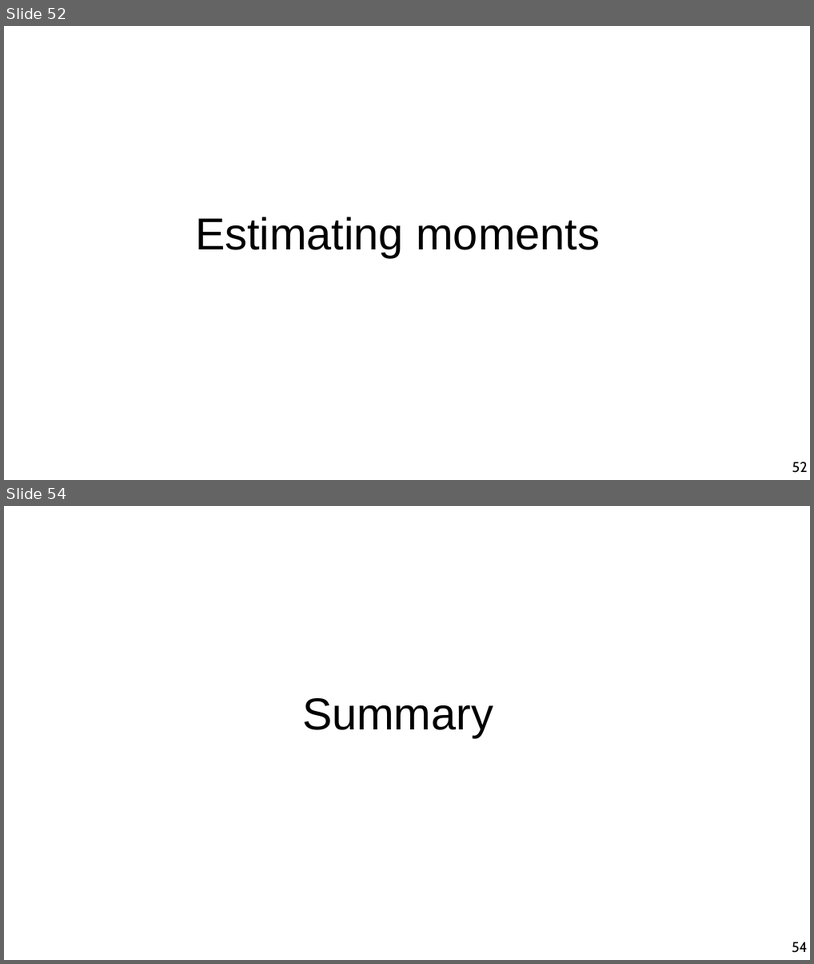
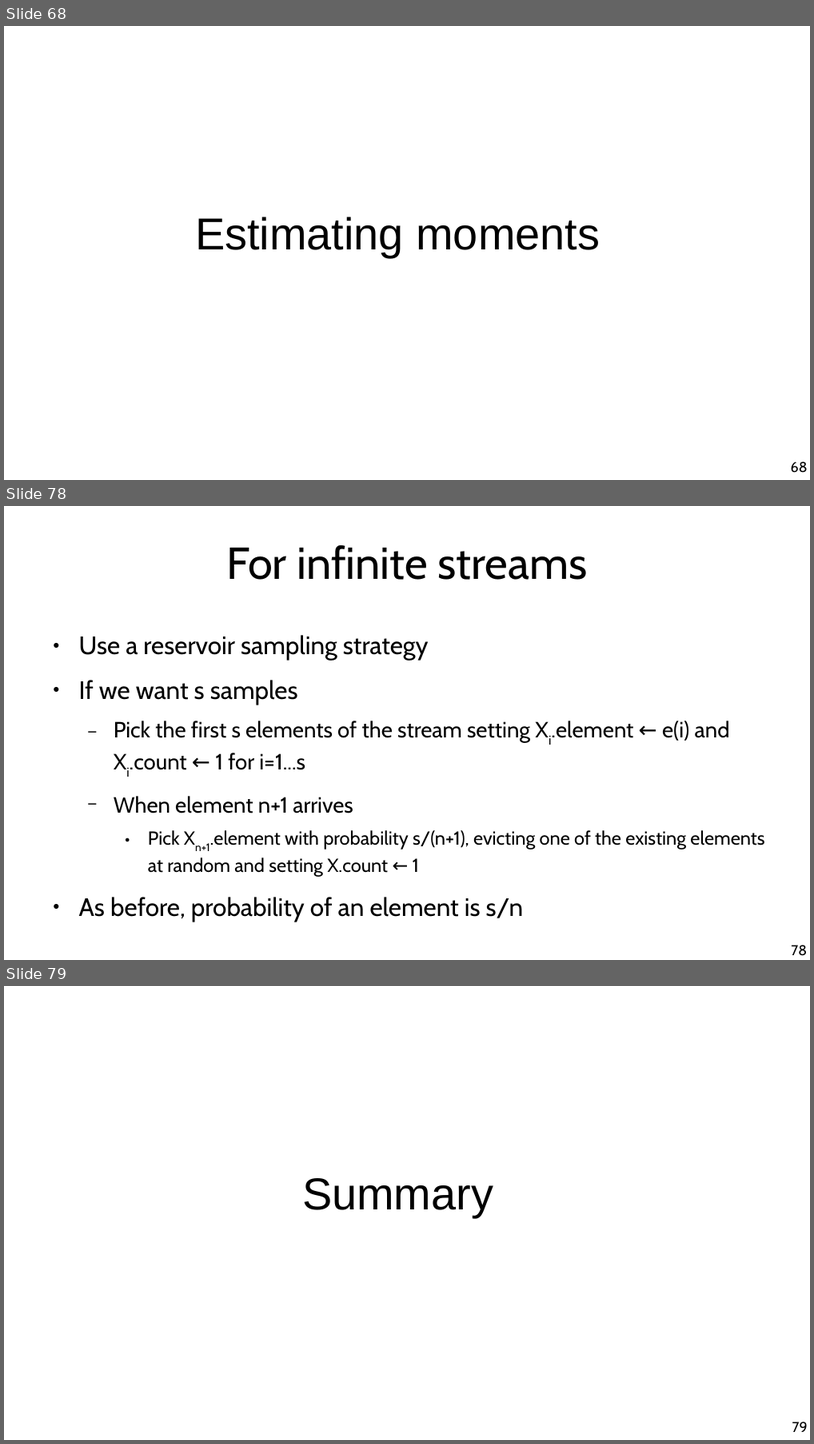
Before and after one commit to chatox/data-mining-course, a slide deck: theory/tt10_streaming.odp. Shown one above the other, each under a label of ours: slides 52 and 54 before the commit, slides 68, 78 and 79 after it; the slides between them are not shown. The pictures are 814x964 and 814x1444 pixels, drawn with LibreOffice and Linux fonts; fonts in the diff are those of the drawing. Boxes give left, top, right and bottom in pixels: in the first picture for what was removed or moved away, otherwise in the second. Text is boxed around its words. In the diff, an @@ line names an element or a change of style, - is before the commit and + after.

Commit message:
Ready first version

```diff
--- a/theory/tt10_streaming.odp
+++ b/theory/tt10_streaming.odp
@@ slide 78 added at [4, 506, 810, 960], background #FFFFFF @@
@@ title added at [226, 545, 587, 580], 44 pt, text #000000 @@
+For infinite streams
@@ text added at [79, 635, 765, 921], 21.7 pt, text #000000 @@
+● Use a reservoir sampling strategy
+● If we want s samples
+  − Pick the first s elements of the stream setting Xi.element ← e(i) and Xi.count ← 1 for i=1...s
+  − When element n+1 arrives
+    ● Pick Xn+1.element with probability s/(n+1), evicting one of the existing elements at random and setting X.count ← 1
+● As before, probability of an element is s/n
@@ page number added at [791, 944, 807, 956], 14 pt, text #000000 @@
+78
@@ what was slide 52 is now slide 68 @@
@@ page number at [791, 461, 808, 472]: text changed @@
-52
+68
@@ what was slide 54 is now slide 79 @@
@@ page number at [793, 1421, 808, 1432]: text changed @@
-54
+79
```
Also in this commit, not shown: 3 slides changed, 28 other slides added, 4 slides removed.
